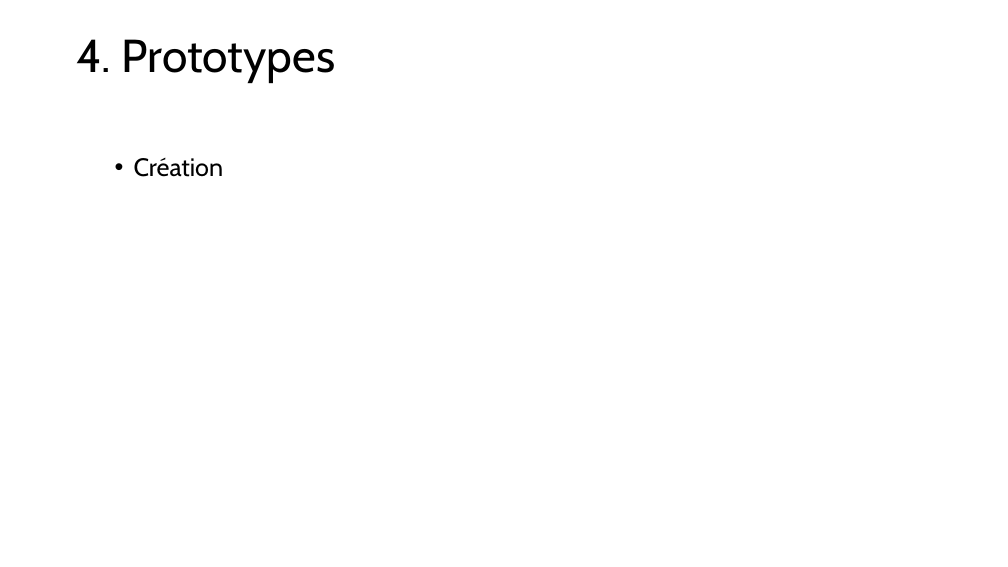
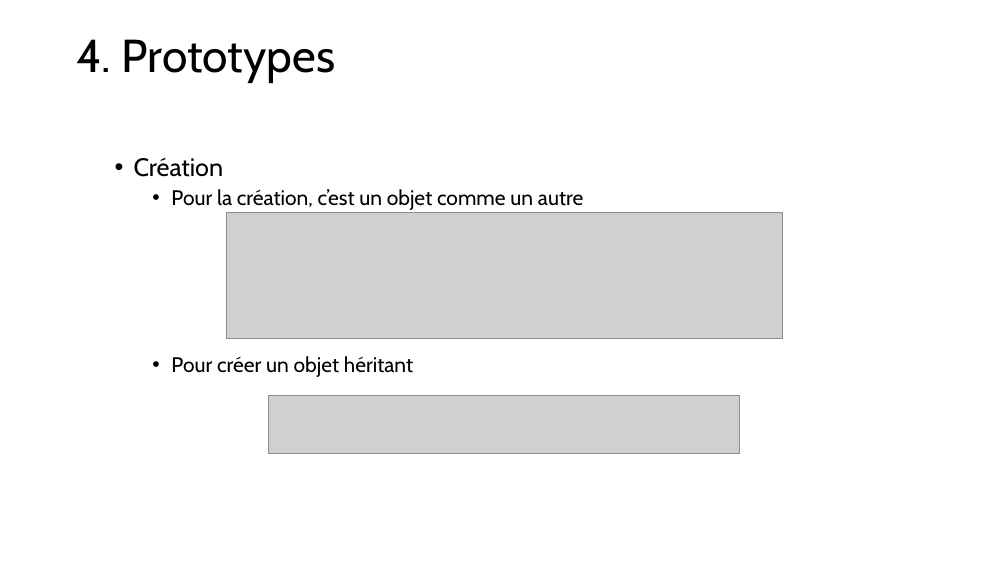
Before and after one commit to LJKhnor/chapitre-6, a slide deck: slide 33 of Chapitre 6.pptx (slide 26 before the commit). Drawn at 1008x567 pixels with LibreOffice and Linux fonts; fonts in the diff are those of the drawing; grey boxes stand for pictures. Boxes give left, top, right and bottom in pixels: in the first picture for what was removed or moved away, otherwise in the second. Text is boxed around its words. In the diff, an @@ line names an element or a change of style, - is before the commit and + after.

```diff
--- a/Chapitre 6.pptx
+++ b/Chapitre 6.pptx
@@ text at [171,189,583,377]: paragraphs added @@
+    • Pour la création, c’est un objet comme un autre
+    • Pour créer un objet héritant
@@ picture added at [226,212,783,338] @@
@@ picture added at [268,395,740,453] @@
```
Also in this commit, not shown: 20 other slides changed, 8 slides added, 1 slide removed.
